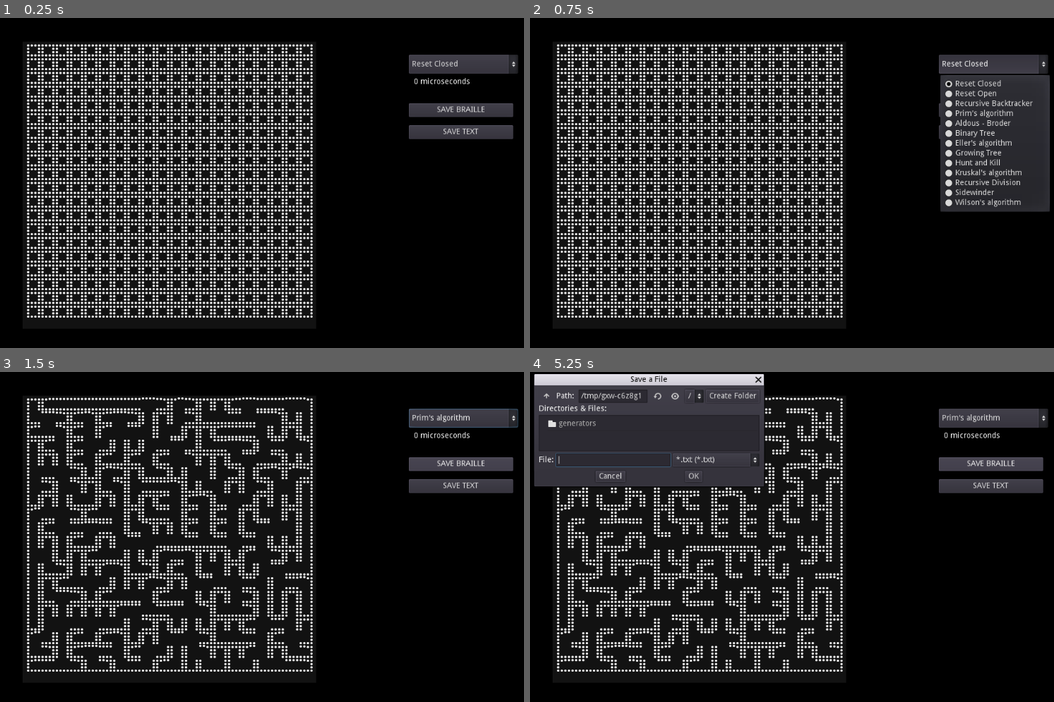
Above: before the commit, frames 1-4 (two rows, left to right).
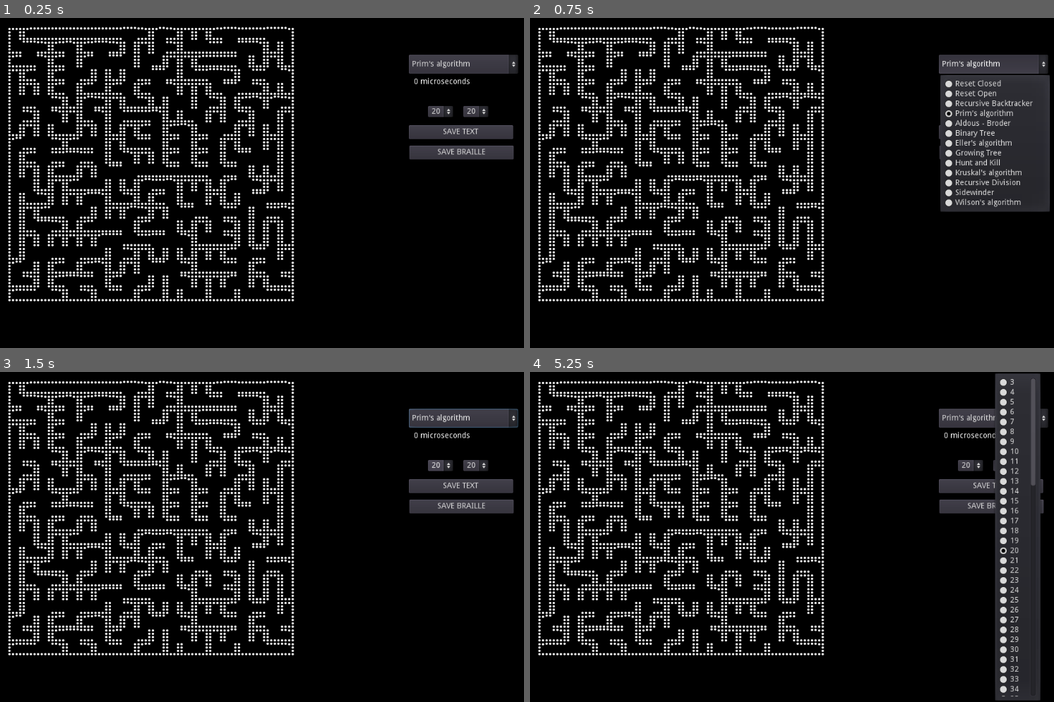
Above: after the commit, the same moments.

Repository: notnullgames/godot-maze
Game: Godot game, scene res://Demo.tscn
The game is run twice, just before and just after one commit, with the same random seed, the same clock (stepped at 60 frames per second) and the same inputs.
Inputs (mouse positions are in pixels of both pictures, inside the frame that each line leads up to):
- Up to frame 1 (0.25 s): no input
- Up to frame 2 (0.75 s): click (991, 64) at 0.5 s, where only the run after the commit has a clickable "Prim's algorithm"
- Up to frame 3 (1.5 s): click (440, 464) at 1.25 s, where only the run after the commit has a clickable "20"
- Up to frame 4 (5.25 s): click "Prim's algorithm" at 2 s; click (1006, 464) at 2.75 s, where only the run after the commit has a clickable "20"; click "Prim's algorithm" at 3.5 s; click (970, 464) at 4.25 s, where only the run after the commit has a clickable "20"; click (1006, 464) at 5 s, where only the run after the commit has a clickable "20"

The runs differ from the first frame. In frame 1, 28% of the frame differs, in the area x 1-99%, y 2-91%; in frame 2, 26%; in frame 3, 21%; in frame 4, 37%, in the area x 0-99%, y 0-100%.

Commit message:
add height/width to UI

Diff:
--- a/Demo.tscn
+++ b/Demo.tscn
@@ -7,7 +7,16 @@
 
 const Maze = preload(\"res://maze.gd\")
 
-onready var maze = Maze.new(20, 20)
+# current size of maze
+var width = 20
+var height = 20
+
+# current maze-algorithm
+var selected_algo = \"prim\"
+
+# these are for size-selectors to choose current size
+var size_start = 3
+var size_end = 100
 
 var algos = {
   \"Reset Closed\": \"reset_closed\",
@@ -27,8 +36,11 @@
 var algo_names = algos.keys()
 var algo_keys = algos.values()
 
+var maze
+
 # wrapper around maze-generation
 func generate(algo):
+	maze = Maze.new(width, height)
 	var t = OS.get_ticks_usec()
 	maze.generate(algo)
 	$Time.text = str(OS.get_ticks_usec() - t) + \" microseconds\"
@@ -38,16 +50,18 @@
 
 func _ready():
 	for i in range(algo_names.size()):
-		$OptionButton.add_item(algo_names[i], i)
-	$OptionButton.select(0)
-	generate(algo_keys[0])
+		$OptionButtonAlgo.add_item(algo_names[i])
+	for i in range(size_start, size_end+1):
+		$OptionButtonWidth.add_item(str(i))
+		$OptionButtonHeight.add_item(str(i))
+	$OptionButtonWidth.select(width - size_start)
+	$OptionButtonHeight.select(height - size_start)
+	$OptionButtonAlgo.select(algo_keys.find(selected_algo))
+	generate(selected_algo)
 
-func _on_OptionButton_item_selected(index):
-	generate(algo_keys[index])
-
-
-func _on_ButtonBraille_pressed():
-	$FileDialogBraille.popup()
+func _on_OptionButtonAlgo_item_selected(index):
+	selected_algo = algo_keys[index]
+	generate(selected_algo)
 
 func _on_FileDialogBraille_file_selected(path):
 	var file = File.new()
@@ -56,10 +70,6 @@
 	file.close()
 	print(path, \" saved.\")
 
-
-func _on_ButtonText_pressed():
-	$FileDialogText.popup()
-
 func _on_FileDialogText_file_selected(path):
 	var file = File.new()
 	file.open(path, File.WRITE)
@@ -67,6 +77,19 @@
 	file.close()
 	print(path, \" saved.\")
 
+func _on_OptionButtonWidth_item_selected(index):
+	width = index + size_start
+	generate(selected_algo)
+
+func _on_OptionButtonHeight_item_selected(index):
+	height = index + size_start
+	generate(selected_algo)
+
+func _on_ButtonText_pressed():
+	$FileDialogText.popup()
+
+func _on_ButtonBraille_pressed():
+	$FileDialogBraille.popup()
 "
 
 [sub_resource type="DynamicFont" id=2]
@@ -79,10 +102,10 @@
 script = SubResource( 1 )
 
 [node name="Label" type="Label" parent="."]
-margin_left = 41.4026
-margin_top = 43.0114
-margin_right = 573.403
-margin_bottom = 555.011
+margin_left = 6.96174
+margin_top = 12.8756
+margin_right = 538.962
+margin_bottom = 524.875
 custom_fonts/font = SubResource( 2 )
 custom_colors/font_color = Color( 1, 1, 1, 1 )
 __meta__ = {
@@ -90,16 +113,7 @@
 "_edit_use_anchors_": false
 }
 
-[node name="ColorRect" type="ColorRect" parent="Label"]
-show_behind_parent = true
-anchor_right = 1.0
-anchor_bottom = 1.0
-color = Color( 0.0705882, 0.0705882, 0.0705882, 1 )
-__meta__ = {
-"_edit_use_anchors_": false
-}
-
-[node name="OptionButton" type="OptionButton" parent="."]
+[node name="OptionButtonAlgo" type="OptionButton" parent="."]
 margin_left = 741.245
 margin_top = 67.1678
 margin_right = 939.245
@@ -127,10 +141,10 @@
 current_path = "/Users/konsumer/Documents/Godot/godot-maze/"
 
 [node name="ButtonBraille" type="Button" parent="."]
-margin_left = 740.847
-margin_top = 155.311
-margin_right = 929.847
-margin_bottom = 180.311
+margin_left = 741.565
+margin_top = 232.085
+margin_right = 930.565
+margin_bottom = 257.085
 text = "SAVE BRAILLE"
 __meta__ = {
 "_edit_use_anchors_": false
@@ -154,8 +168,28 @@
 __meta__ = {
 "_edit_use_anchors_": false
 }
-[connection signal="item_selected" from="OptionButton" to="." method="_on_OptionButton_item_selected"]
+
+[node name="OptionButtonWidth" type="OptionButton" parent="."]
+margin_left = 776.0
+margin_top = 160.0
+margin_right = 821.0
+margin_bottom = 180.0
+__meta__ = {
+"_edit_use_anchors_": false
+}
+
+[node name="OptionButtonHeight" type="OptionButton" parent="."]
+margin_left = 840.0
+margin_top = 160.0
+margin_right = 885.0
+margin_bottom = 180.0
+__meta__ = {
+"_edit_use_anchors_": false
+}
+[connection signal="item_selected" from="OptionButtonAlgo" to="." method="_on_OptionButtonAlgo_item_selected"]
 [connection signal="file_selected" from="FileDialogBraille" to="." method="_on_FileDialogBraille_file_selected"]
 [connection signal="pressed" from="ButtonBraille" to="." method="_on_ButtonBraille_pressed"]
 [connection signal="file_selected" from="FileDialogText" to="." method="_on_FileDialogText_file_selected"]
 [connection signal="pressed" from="ButtonText" to="." method="_on_ButtonText_pressed"]
+[connection signal="item_selected" from="OptionButtonWidth" to="." method="_on_OptionButtonWidth_item_selected"]
+[connection signal="item_selected" from="OptionButtonHeight" to="." method="_on_OptionButtonHeight_item_selected"]
